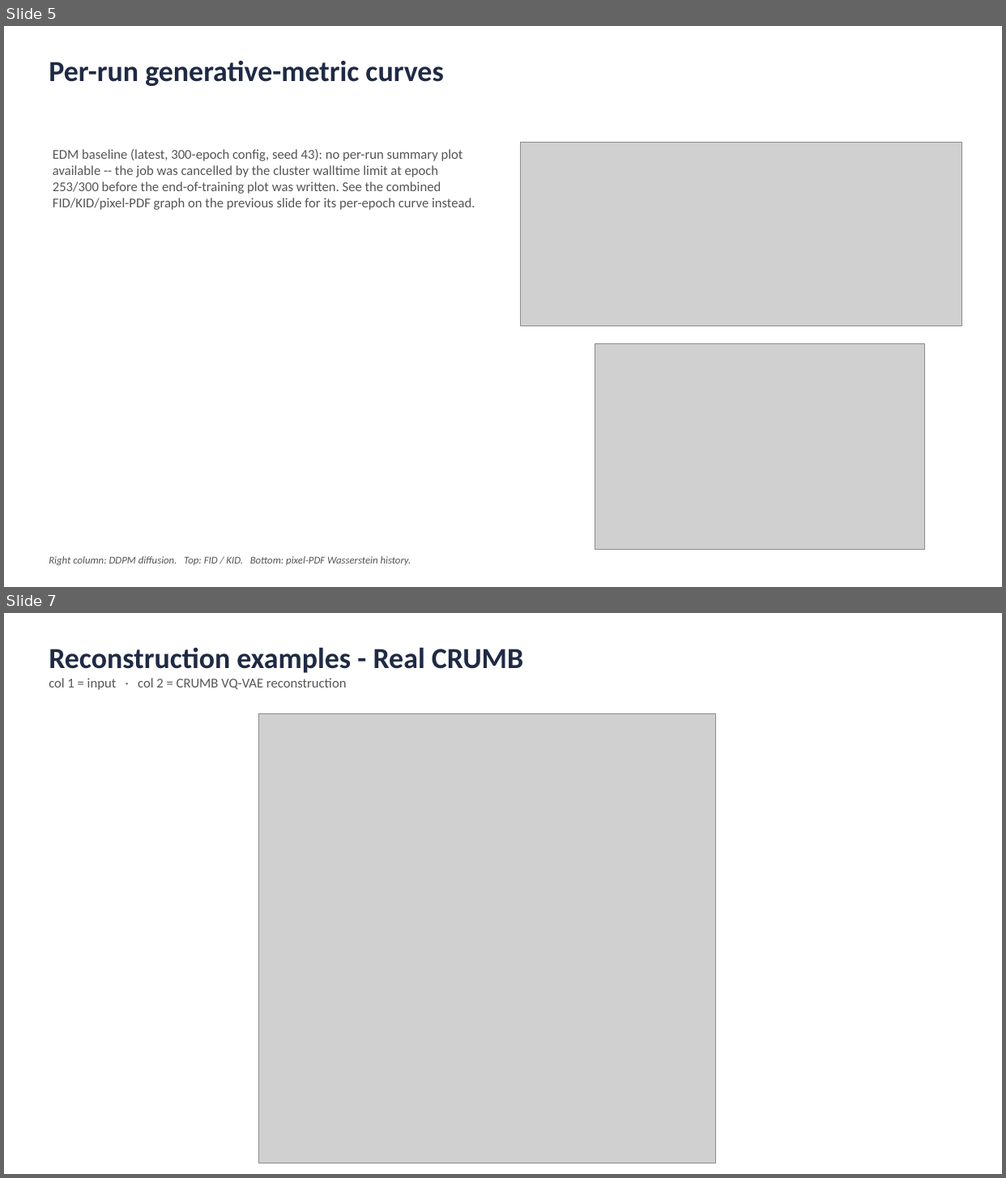
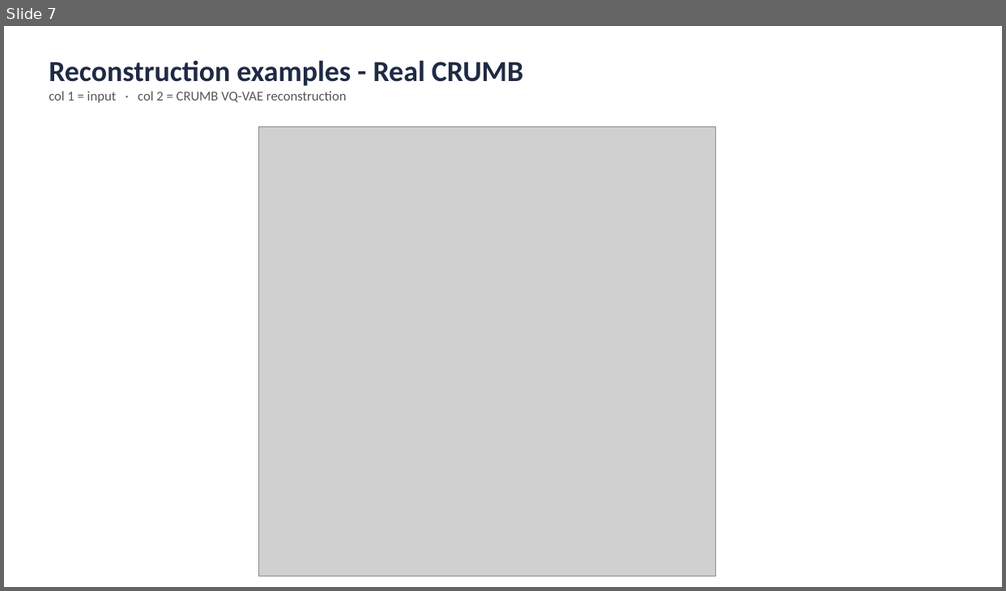
Before and after one commit to bevanslabbert/pid-radast, a slide deck: classifier-guided-physics-informed-diffusion/EDM_baseline_comparison.pptx. Shown one above the other, each under a label of ours: slides 5 and 7 before the commit, slide 7 after it; the slides between them are not shown. The pictures are 1006x1178 and 1006x591 pixels, drawn with LibreOffice and Linux fonts; fonts in the diff are those of the drawing; grey boxes stand for pictures. Boxes give left, top, right and bottom in pixels: in the first picture for what was removed or moved away, otherwise in the second. Text is boxed around its words. In the diff, an @@ line names an element or a change of style, - is before the commit and + after.

```diff
--- a/classifier-guided-physics-informed-diffusion/EDM_baseline_comparison.pptx
+++ b/classifier-guided-physics-informed-diffusion/EDM_baseline_comparison.pptx
@@ slide 5 removed at box(4, 26, 1002, 587), background #FFFFFF @@
@@ text removed at box(49, 60, 443, 86) @@
-Per-run generative-metric curves
@@ picture removed at box(521, 142, 962, 327) @@
@@ text removed at box(53, 149, 475, 210) @@
-EDM baseline (latest, 300-epoch config, seed 43): no per-run summary plot available -- the job was cancelled by the cluster walltime limit at epoch 253/300 before the end-of-training plot was written. See the combined FID/KID/pixel-PDF graph on the previous slide for its per-epoch curve instead.
@@ picture removed at box(595, 344, 925, 550) @@
@@ text removed at box(49, 557, 411, 565) @@
-Right column: DDPM diffusion. Top: FID / KID. Bottom: pixel-PDF Wasserstein history.
```
Also in this commit, not shown: 3 slides changed, 1 slide added, 19 other files.
